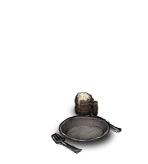
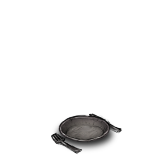
Layers edited between the first and the second (148, 164) image:
hid group "Mug" (1 layers) over left=66, top=91, right=101, bottom=118
